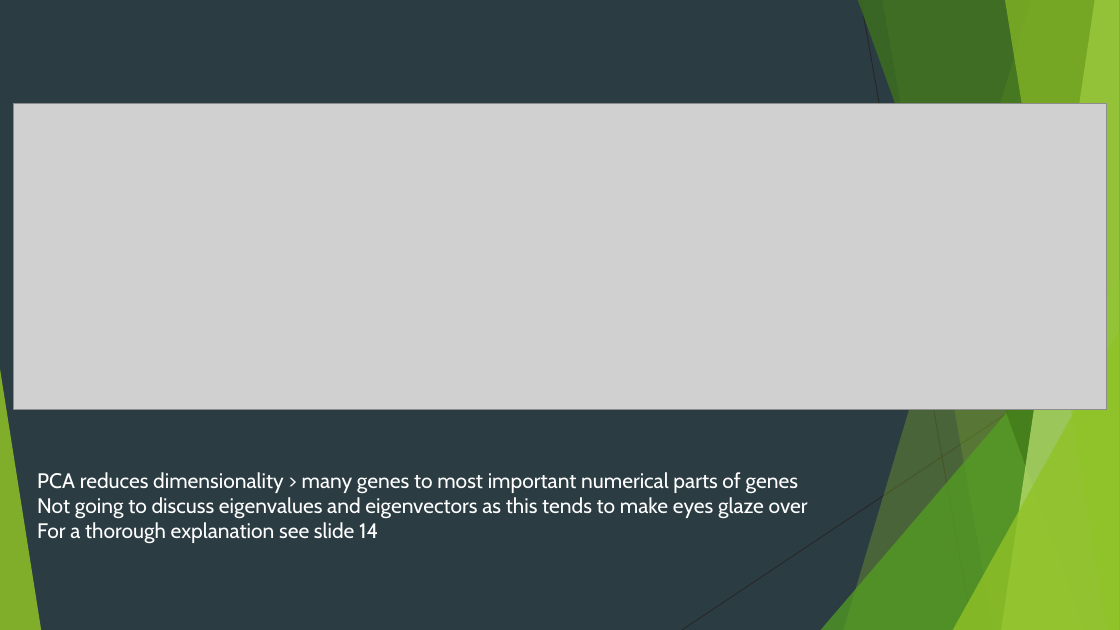
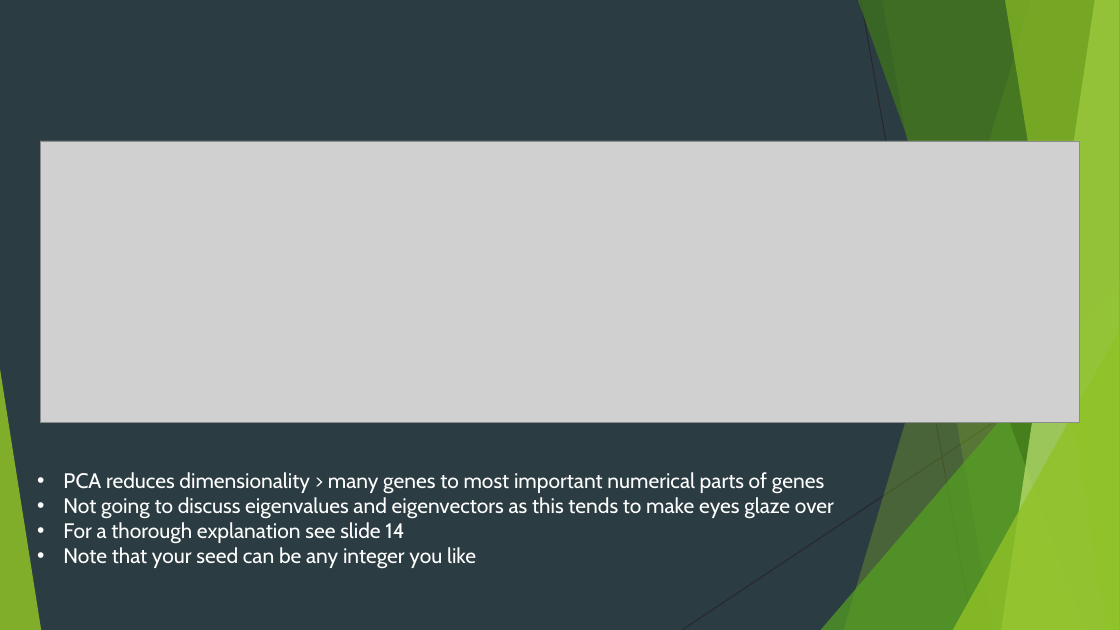
Before and after one commit to jessmhoehner/IBS574Spring2020, a slide deck: slide 10 of class notes/Python Basics (Practice).pptx. Drawn at 1120x630 pixels with LibreOffice and Linux fonts; fonts in the diff are those of the drawing; grey boxes stand for pictures. Boxes give left, top, right and bottom in pixels: in the first picture for what was removed or moved away, otherwise in the second. Text is boxed around its words. In the diff, an @@ line names an element or a change of style, - is before the commit and + after.

Commit message:
updated slide

```diff
--- a/class notes/Python Basics (Practice).pptx
+++ b/class notes/Python Basics (Practice).pptx
@@ picture resized from (x1=13, y1=104, x2=1106, y2=410) to (x1=40, y1=141, x2=1081, y2=423) @@
@@ text at (x1=63, y1=472, x2=834, y2=544): bullet none to • @@
@@ text at (x1=63, y1=547, x2=476, y2=569): paragraph added @@
+• Note that your seed can be any integer you like
```
